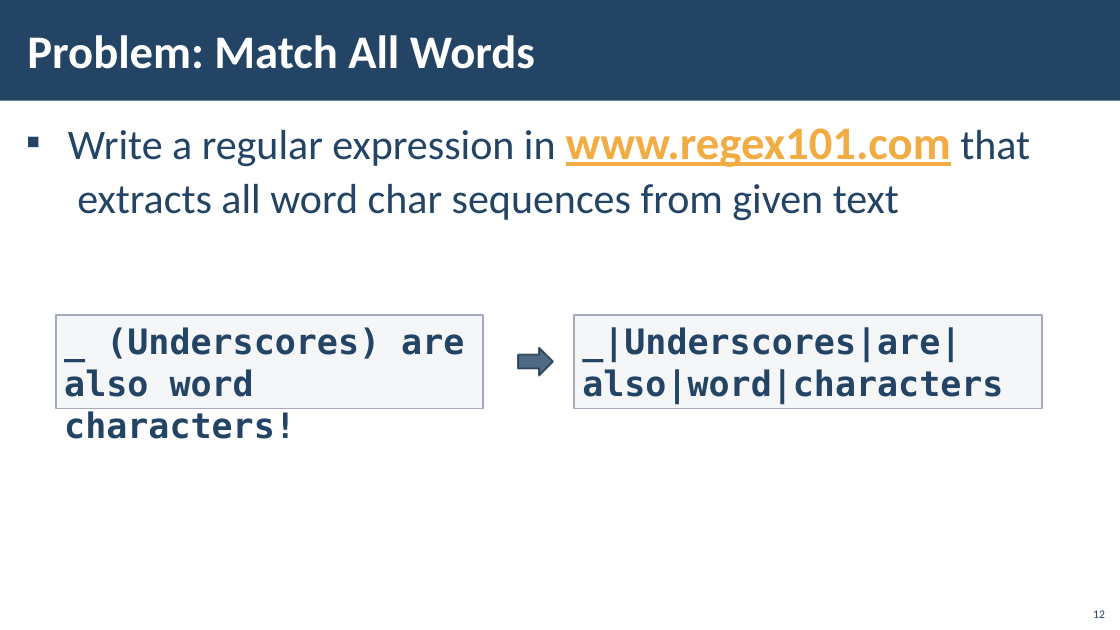
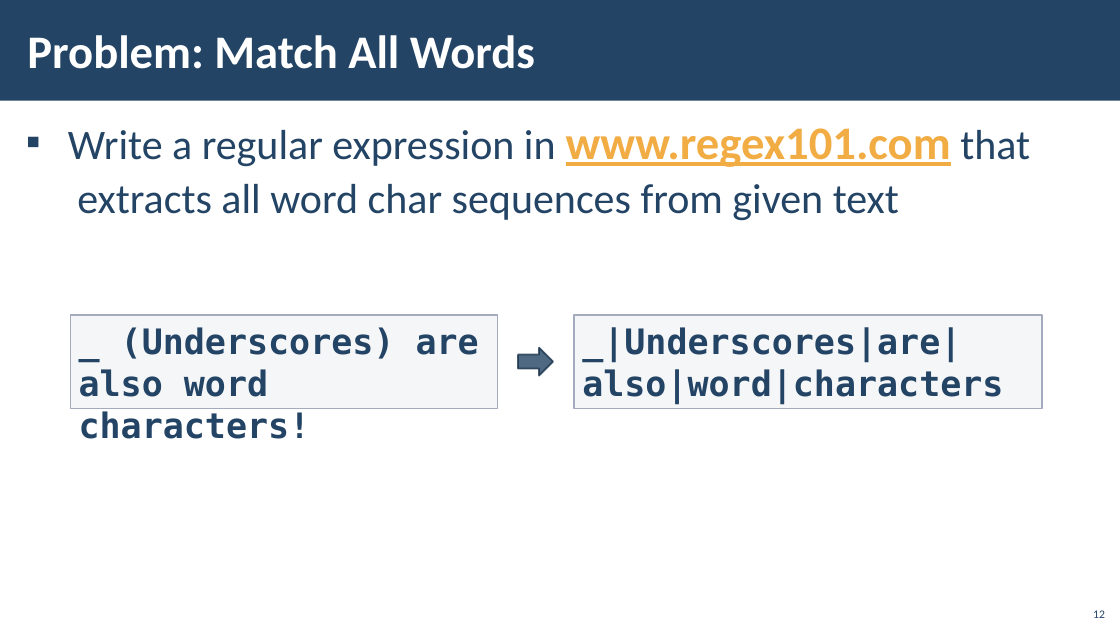
Before and after one commit to desito07/Programming-for-QA---Sept-2023-Jan-2024, a slide deck: slide 12 of Programming for QA/2. Programming Advanced for QA/1. Strings and Text Processing and Regular Expressions/01. Lab/Presentation - Regular-Expressions-Regex.pptx. Drawn at 1120x630 pixels with LibreOffice and Linux fonts; fonts in the diff are those of the drawing; background and template pictures are left out. Boxes give left, top, right and bottom in pixels: in the first picture for what was removed or moved away, otherwise in the second. Text is boxed around its words. In the diff, an @@ line names an element or a change of style, - is before the commit and + after.

```diff
--- a/Programming for QA/2. Programming Advanced for QA/1. Strings and Text Processing and Regular Expressions/01. Lab/Presentation - Regular-Expressions-Regex.pptx
+++ b/Programming for QA/2. Programming Advanced for QA/1. Strings and Text Processing and Regular Expressions/01. Lab/Presentation - Regular-Expressions-Regex.pptx
@@ rectangle "_ (Underscores) are also word ...": place and size @@
-rectangle "_ (Underscores) are also word ..." at box(56, 315, 483, 408)
+rectangle "_ (Underscores) are also word ..." at box(71, 315, 497, 408)
```
Also in this commit, not shown: 1 other slide changed, 4 other files.
